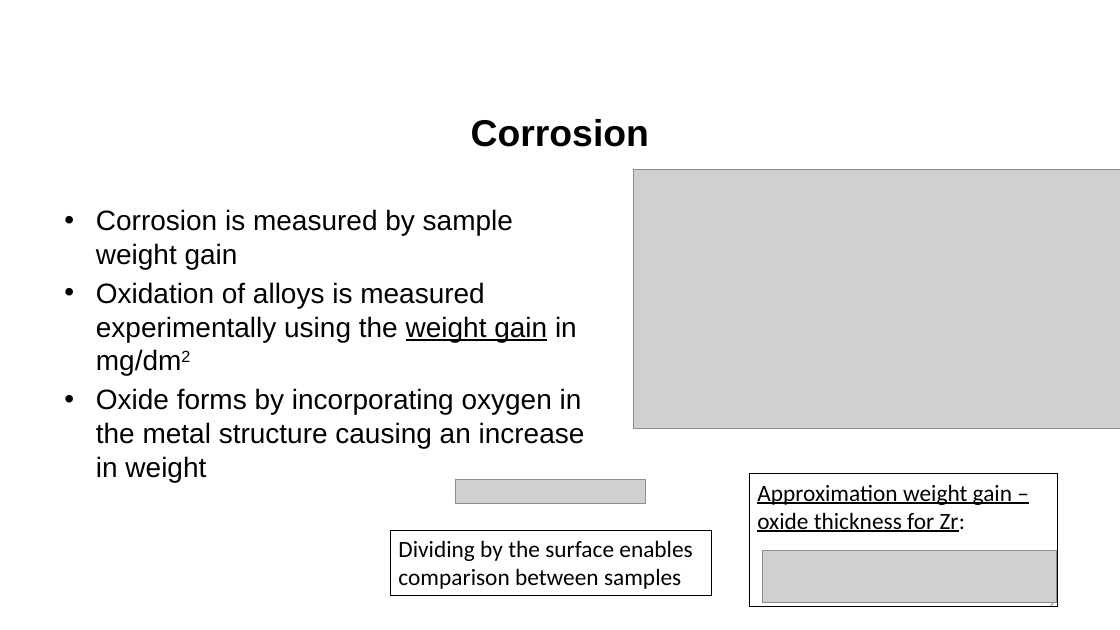
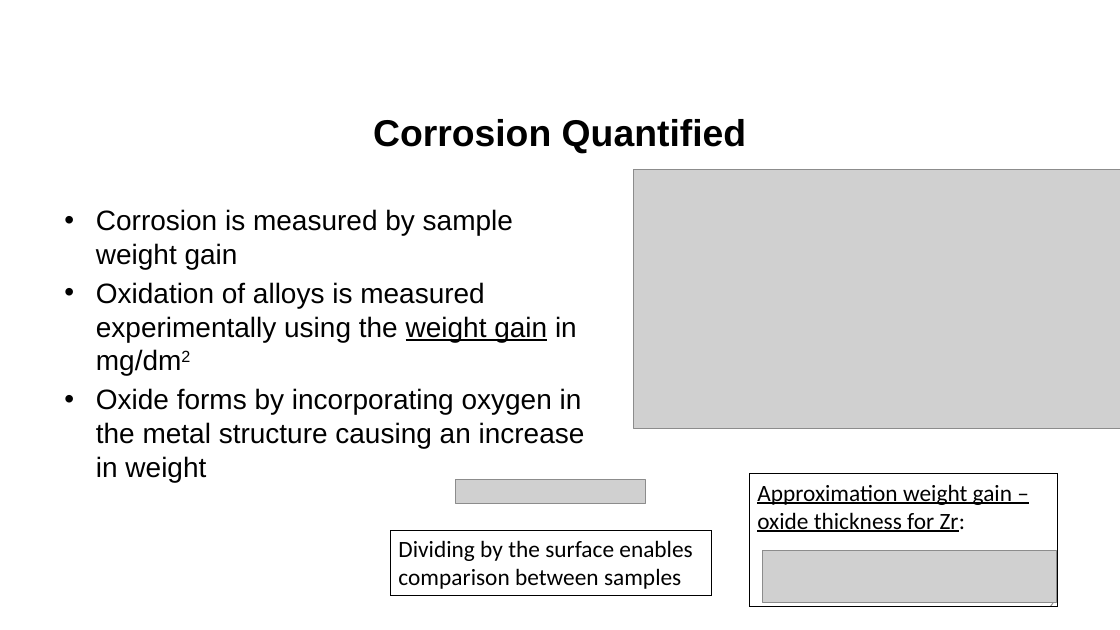
Before and after one commit to benbeeler/TEACHING, a slide deck: slide 9 of Nuclear_Fuel_Performance/NE591_Spring2020/section3/Lec17_oxide_hydride.pptx. Drawn at 1120x630 pixels with LibreOffice and Linux fonts; fonts in the diff are those of the drawing; grey boxes stand for pictures; background and template pictures are left out. Boxes give left, top, right and bottom in pixels: in the first picture for what was removed or moved away, otherwise in the second. Text is boxed around its words. In the diff, an @@ line names an element or a change of style, - is before the commit and + after.

```diff
--- a/Nuclear_Fuel_Performance/NE591_Spring2020/section3/Lec17_oxide_hydride.pptx
+++ b/Nuclear_Fuel_Performance/NE591_Spring2020/section3/Lec17_oxide_hydride.pptx
@@ title at box(373, 119, 747, 154): text changed @@
-Corrosion
+Corrosion Quantified
```
Also in this commit, not shown: 7 other slides changed, 7 other files.
